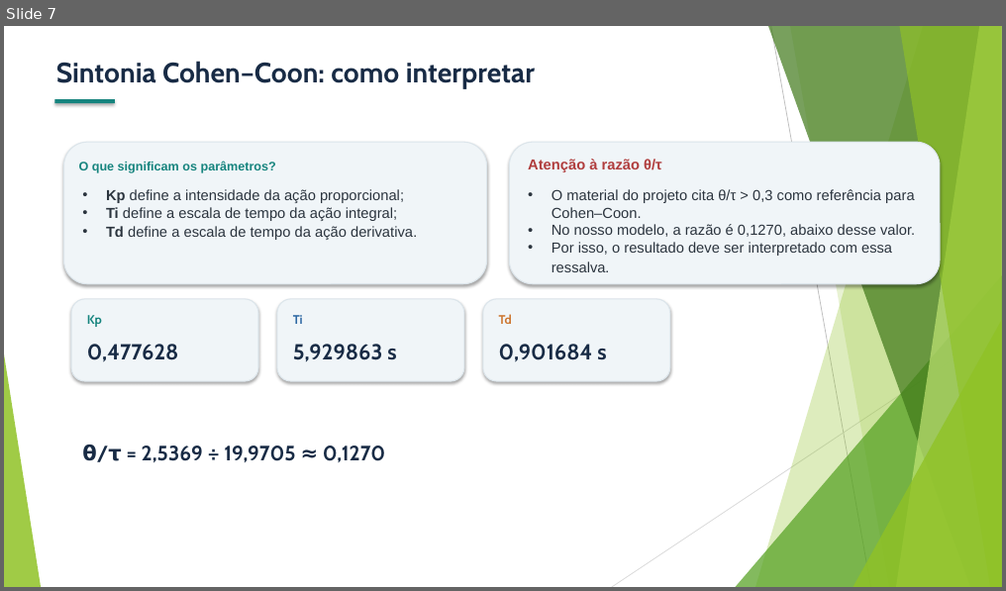
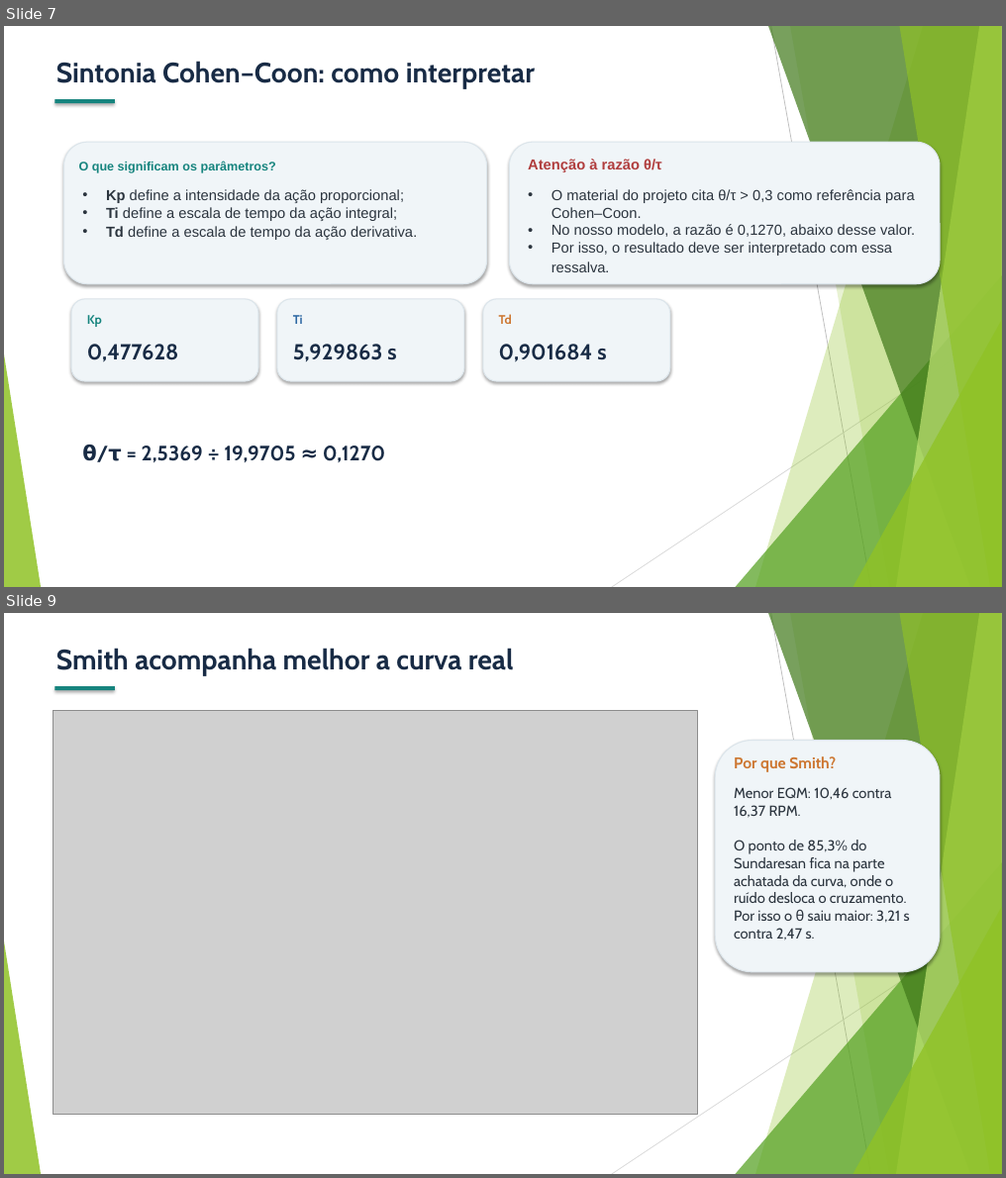
Before and after one commit to MariaRitaRR/projeto-de-embarcados-c13, a slide deck: Slides_Projeto_C13_1.pptx. Shown one above the other, each under a label of ours: slide 7 before the commit, slides 7 and 9 after it; the slides between them are not shown. The pictures are 1006x591 and 1006x1178 pixels, drawn with LibreOffice and Linux fonts; fonts in the diff are those of the drawing; grey boxes stand for pictures. Boxes give left, top, right and bottom in pixels: in the first picture for what was removed or moved away, otherwise in the second. Text is boxed around its words. In the diff, an @@ line names an element or a change of style, - is before the commit and + after.

Commit message:
docs: atualiza slides de identificação e comparação dos métodos
- corrige o tempo de subida e a conclusão do slide de comparação (critério: acomodação)
- troca a figura do ajuste fino pela versão com zoom
- adiciona as fórmulas de Smith e Sundaresan e o slide 'Por que Smith?'

```diff
--- a/Slides_Projeto_C13_1.pptx
+++ b/Slides_Projeto_C13_1.pptx
@@ slide 9 added at [4, 613, 1002, 1174], background #FFFFFF; not listed: 10 template elements that a slide beside it also shows @@
@@ text added at [56, 648, 514, 675], 27 pt, text #182B45, bold @@
+Smith acompanha melhor a curva real
@@ rectangle added at [54, 686, 115, 691], fill #16847E @@
@@ picture added at [53, 710, 697, 1115] @@
@@ rounded rectangle added at [715, 741, 940, 972], fill #F0F5F8, outline #DCE5EB 1 pt @@
@@ text added at [734, 757, 836, 772], 15 pt, text #CD7731, bold @@
+Por que Smith?
@@ text added at [734, 787, 910, 941], 14 pt, text #2B343E @@
+Menor EQM: 10,46 contra 16,37 RPM.
+O ponto de 85,3% do Sundaresan fica na parte achatada da curva, onde o ruído desloca o cruzamento. Por isso o θ saiu maior: 3,21 s contra 2,47 s.
```
Also in this commit, not shown: 4 slides changed, 1 slide removed.
